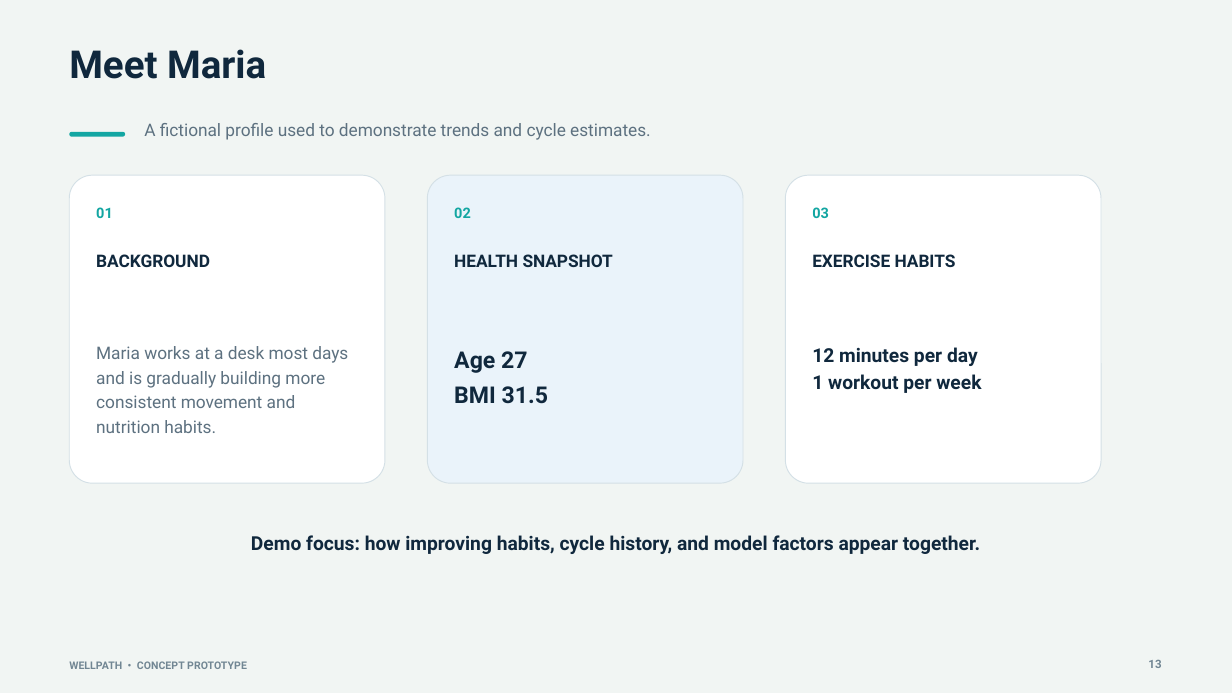
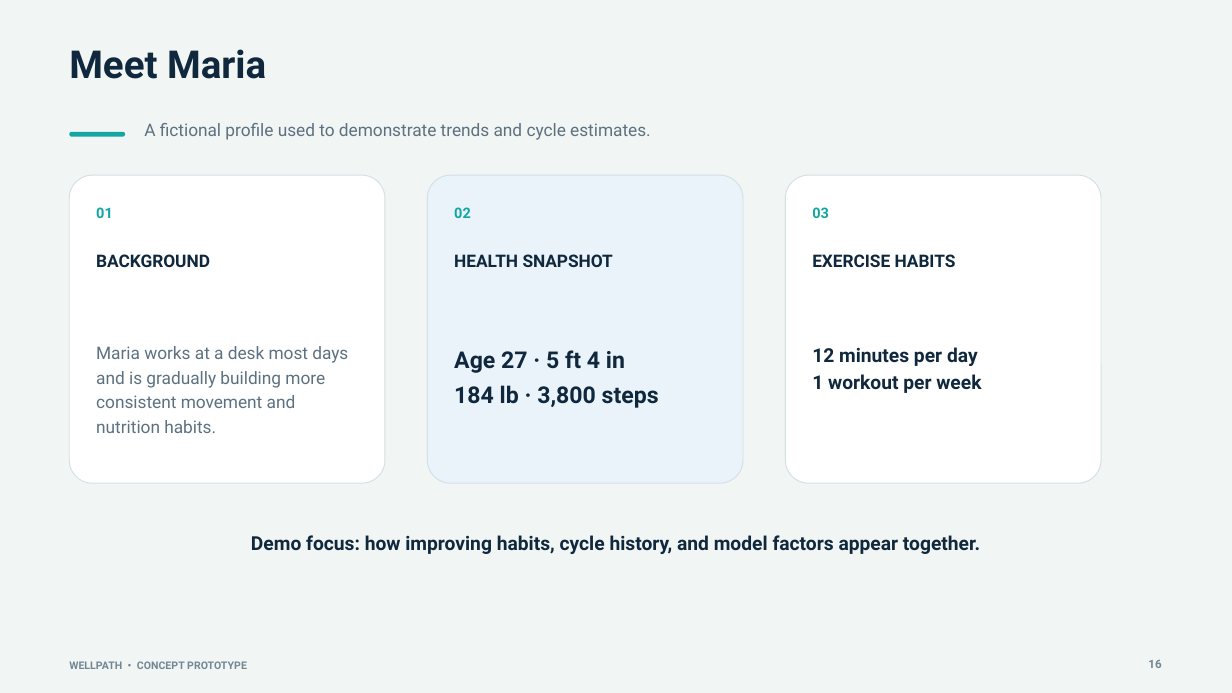
Before and after one commit to MahirMaz/WellPath, a slide deck: slide 16 of WellPath_Concept_Presentation.pptx (slide 13 before the commit). Drawn at 1232x693 pixels with LibreOffice and Linux fonts; fonts in the diff are those of the drawing. Boxes give left, top, right and bottom in pixels: in the first picture for what was removed or moved away, otherwise in the second. Text is boxed around its words. In the diff, an @@ line names an element or a change of style, - is before the commit and + after.

```diff
--- a/WellPath_Concept_Presentation.pptx
+++ b/WellPath_Concept_Presentation.pptx
@@ text at (454,350,659,408): text changed @@
-Age 27
-BMI 31.5
+Age 27 · 5 ft 4 in
+184 lb · 3,800 steps
@@ text at (1148,660,1161,668): text changed @@
-13
+16
```
Also in this commit, not shown: 7 other slides changed, 2 slides added, 14 other files.
